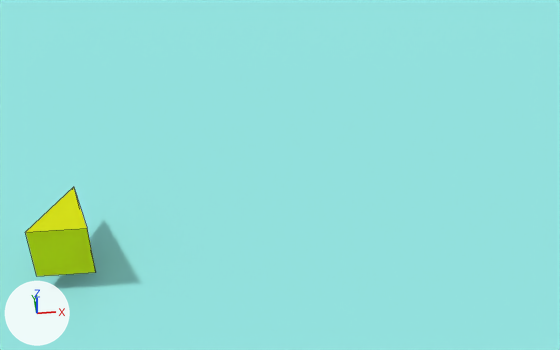
Before and after pictures for a commit that changed the Blender file scene.blend.
Before and after are seen from a 50 mm lens placed at (35.9, -147.6, 139.0), pointed at (50.7, -1.5, 30.9). Lighting does not change. The marker at lower left points along +X, +Y and +Z. Mesh edges are drawn as thin lines.

Script lines for the objects in view, before the commit:
```python
me_cube = bpy.data.meshes.new('Cube')
me_cube.from_pydata(...)  # 116 vertices, 121 faces; spans x -420.0..420.0, y -270.0..270.0, z -10.0..19.0
# faces by material slot: [120, 1]
me_cube.materials.append(mat_bois)  # brown #8d440e
me_cube.materials.append(mat_blanc)  # cyan #97e7e4
me_cube_001 = bpy.data.meshes.new('Cube.001')
me_cube_001.from_pydata([(-6.7, -12.3, 13.3), (0.0, 12.3, 20.0), (6.7, -12.3, 13.3), (-6.7, -12.3, 26.7), (6.7, -12.3, 26.7)], [], [(4, 3, 0, 2), (3, 1, 0), (1, 4, 2), (0, 1, 2), (4, 1, 3)])
me_cube_001.materials.append(mat_tortue1)  # yellow #dde71b
ob_plateau = bpy.data.objects.new('Plateau', me_cube)
ob_plateau.location = (0.0, 0.0, 0.0)
ob_tortue1 = bpy.data.objects.new('Tortue1', me_cube_001)
ob_tortue1.parent = ob_plateau
ob_tortue1.location = (0.0, 0.0, 0.864)
```
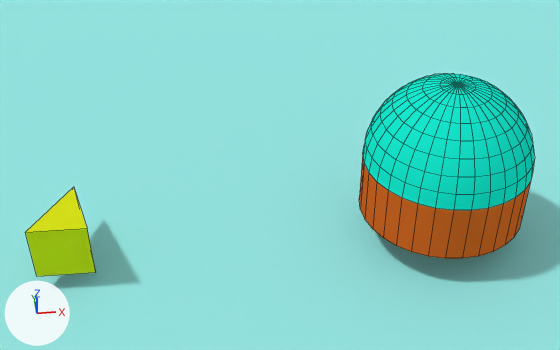
Pixel boxes (x1, y1, x2, y2) of what changed, in the pictures (560 x 350 px):
'Sphere', added
    after: (359, 74, 535, 258)
    faces in mat_verre (cyan #17e7d0): (363, 74, 535, 210)
    faces in mat_plastique (orange #e76422): (359, 156, 530, 258)

What changed in the scene script:
```text
Add mat_verre:
    mat_verre = diffuse_material('Verre')
    mat_verre.base_color = (0.00867, 0.8, 0.627)  # cyan #17e7cf
Add mat_plastique:
    mat_plastique = diffuse_material('Plastique')
    mat_plastique.base_color = (0.8, 0.128, 0.0161)  # orange #e76422
Add me_sphere:
    me_sphere.from_pydata(...)  # 289 vertices, 289 faces; spans x -1.0..1.0, y -1.0..1.0, z -0.72..1.0
    # faces by material slot: [33, 256]
    me_sphere.materials.append(mat_plastique)  # orange #e76422
    me_sphere.materials.append(mat_verre)  # cyan #17e7cf
Add ob_sphere:
    ob_sphere = bpy.data.objects.new('Sphere', me_sphere)
    ob_sphere.location = (90.9, 0.0, 32.1)
    ob_sphere.scale = (20.0, 20.0, 20.0)
```
